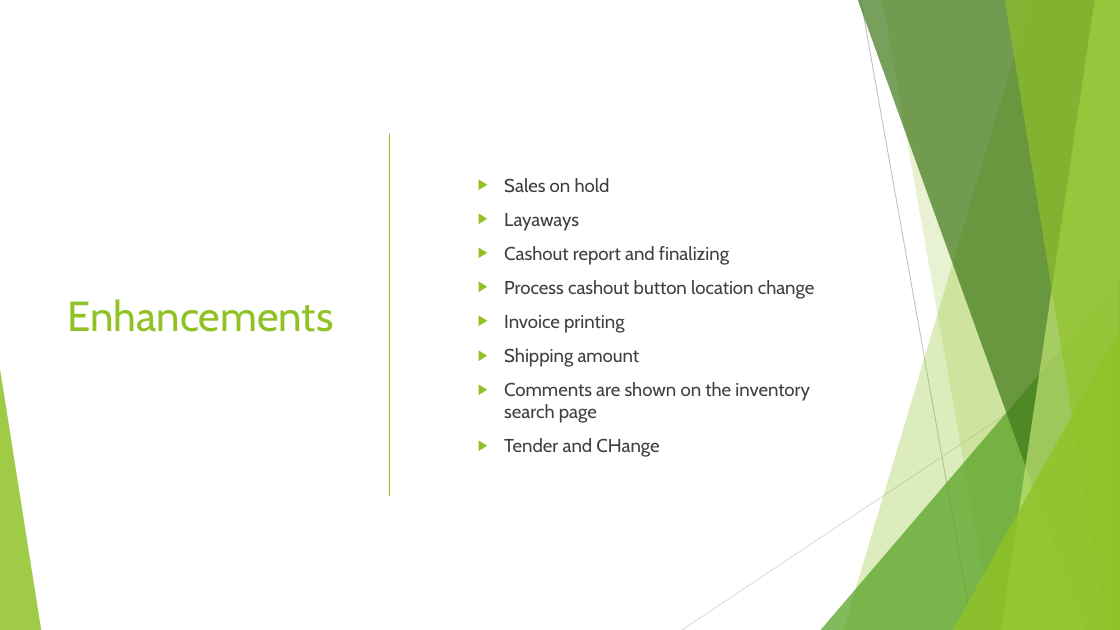
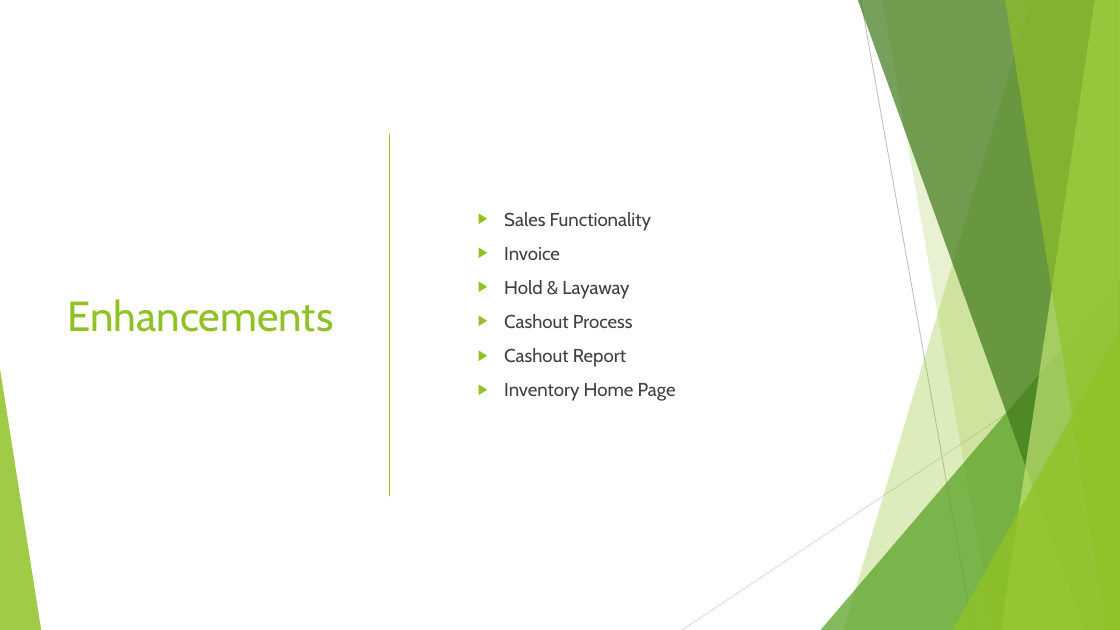
Before and after one commit to SweetSpotProShop/SweetSpot-Documentation, a slide deck: slide 2 of Release Powerpoints/V3.1.0.pptx. Drawn at 1120x630 pixels with LibreOffice and Linux fonts; fonts in the diff are those of the drawing. Boxes give left, top, right and bottom in pixels: in the first picture for what was removed or moved away, otherwise in the second. Text is boxed around its words. In the diff, an @@ line names an element or a change of style, - is before the commit and + after.

```diff
--- a/Release Powerpoints/V3.1.0.pptx
+++ b/Release Powerpoints/V3.1.0.pptx
@@ text at (x1=504, y1=212, x2=676, y2=401): text changed @@
-  ▶ Sales on hold
-  ▶ Layaways
-  ▶ Cashout report and finalizing
-  ▶ Process cashout button location change
-  ▶ Invoice printing
-  ▶ Shipping amount
-  ▶ Comments are shown on the inventory search page
-  ▶ Tender and CHange
+  ▶ Sales Functionality
+  ▶ Invoice
+  ▶ Hold & Layaway
+  ▶ Cashout Process
+  ▶ Cashout Report
+  ▶ Inventory Home Page
```
Also in this commit, not shown: 6 other slides changed, 5 slides added, 4 slides removed, 9 other files.
